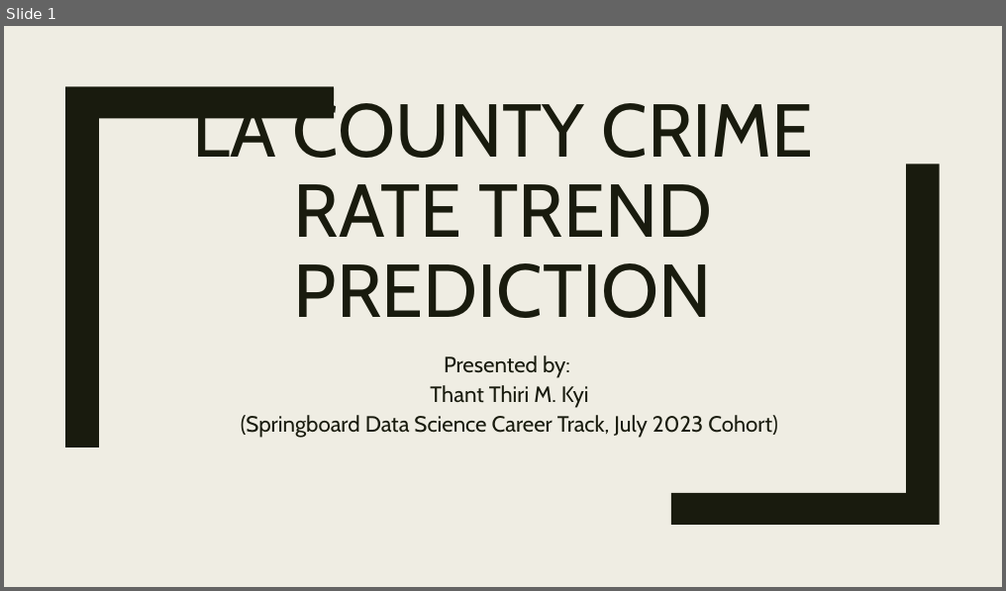
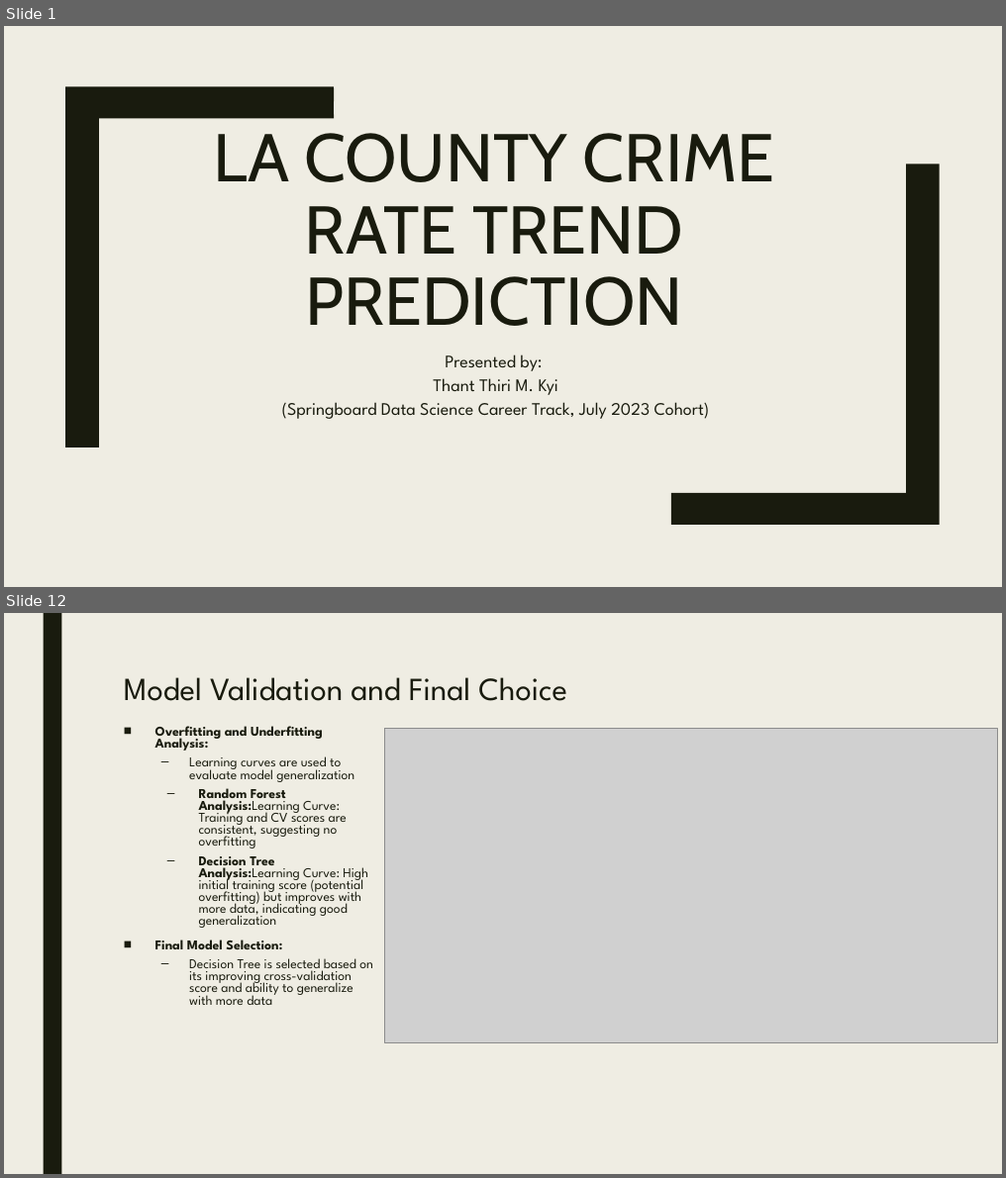
Before and after one commit to thikyi/DataScienceCapstoneTwo, a slide deck: reports/ProjectPresentation_v1.0.pptx. Shown one above the other, each under a label of ours: slide 1 before the commit, slides 1 and 12 after it; the slides between them are not shown. The pictures are 1006x591 and 1006x1178 pixels, drawn with LibreOffice and Linux fonts; fonts in the diff are those of the drawing; grey boxes stand for pictures. Boxes give left, top, right and bottom in pixels: in the first picture for what was removed or moved away, otherwise in the second. Text is boxed around its words. In the diff, an @@ line names an element or a change of style, - is before the commit and + after.

```diff
--- a/reports/ProjectPresentation_v1.0.pptx
+++ b/reports/ProjectPresentation_v1.0.pptx
@@ slide 12 added at <box>4,613,1002,1174</box>, background #EFEDE3 @@
@@ rectangle added at <box>43,613,61,1174</box>, fill #191B0E @@
@@ title added at <box>124,677,567,701</box>, 31 pt, text #191B0E @@
+Model Validation and Final Choice
@@ text added at <box>155,726,373,1005</box>, 12.9 pt, text #191B0E @@
+■ Overfitting and Underfitting Analysis:
+  – Learning curves are used to evaluate model generalization
+  – Random Forest Analysis:Learning Curve: Training and CV scores are consistent, suggesting no overfitting
+  – Decision Tree Analysis:Learning Curve: High initial training score (potential overfitting) but improves with more data, indicating good generalization
+■ Final Model Selection:
+  – Decision Tree is selected based on its improving cross-validation score and ability to generalize with more data
@@ picture added at <box>385,728,997,1043</box> @@
@@ slide 1 changed as well @@
@@ title "LA COUNTY CRIME RATE TREND ...": place and size @@
-title "LA COUNTY CRIME RATE TREND ..." at <box>192,94,814,318</box>
+title "LA COUNTY CRIME RATE TREND ..." at <box>214,133,774,326</box>
@@ title "LA COUNTY CRIME RATE TREND ..." at <box>214,133,774,326</box>: size 72 to 65 pt @@
@@ subtitle "Presented by:": place and size @@
-subtitle "Presented by:" at <box>241,356,778,438</box>
+subtitle "Presented by:" at <box>282,355,710,419</box>
@@ subtitle "Presented by:" at <box>282,355,710,419</box>: size 21.3 to 17 pt, font Cabin to League Spartan @@
```
Also in this commit, not shown: 14 other slides added, 11 slides removed, 2 other files.
